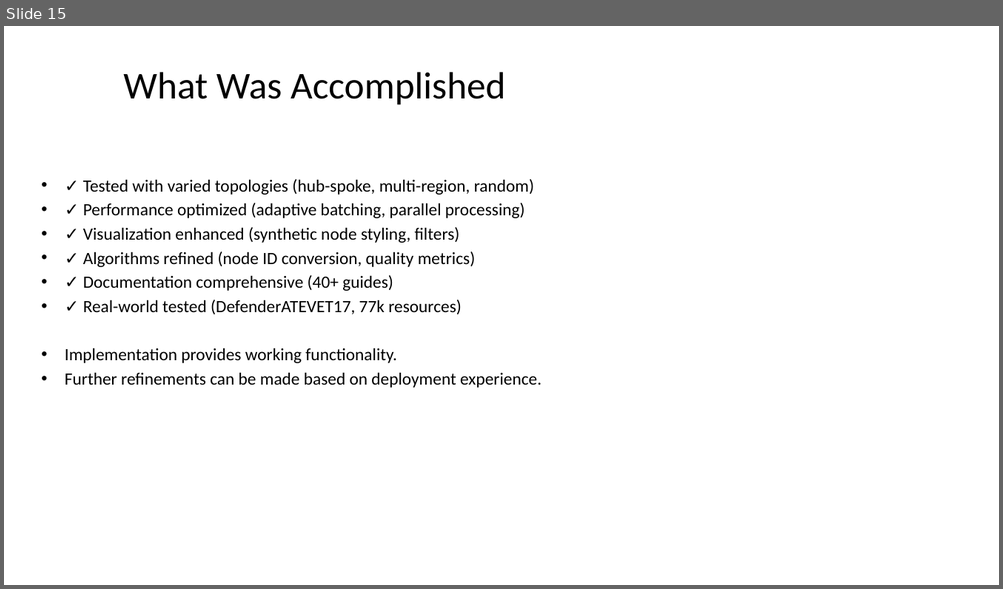
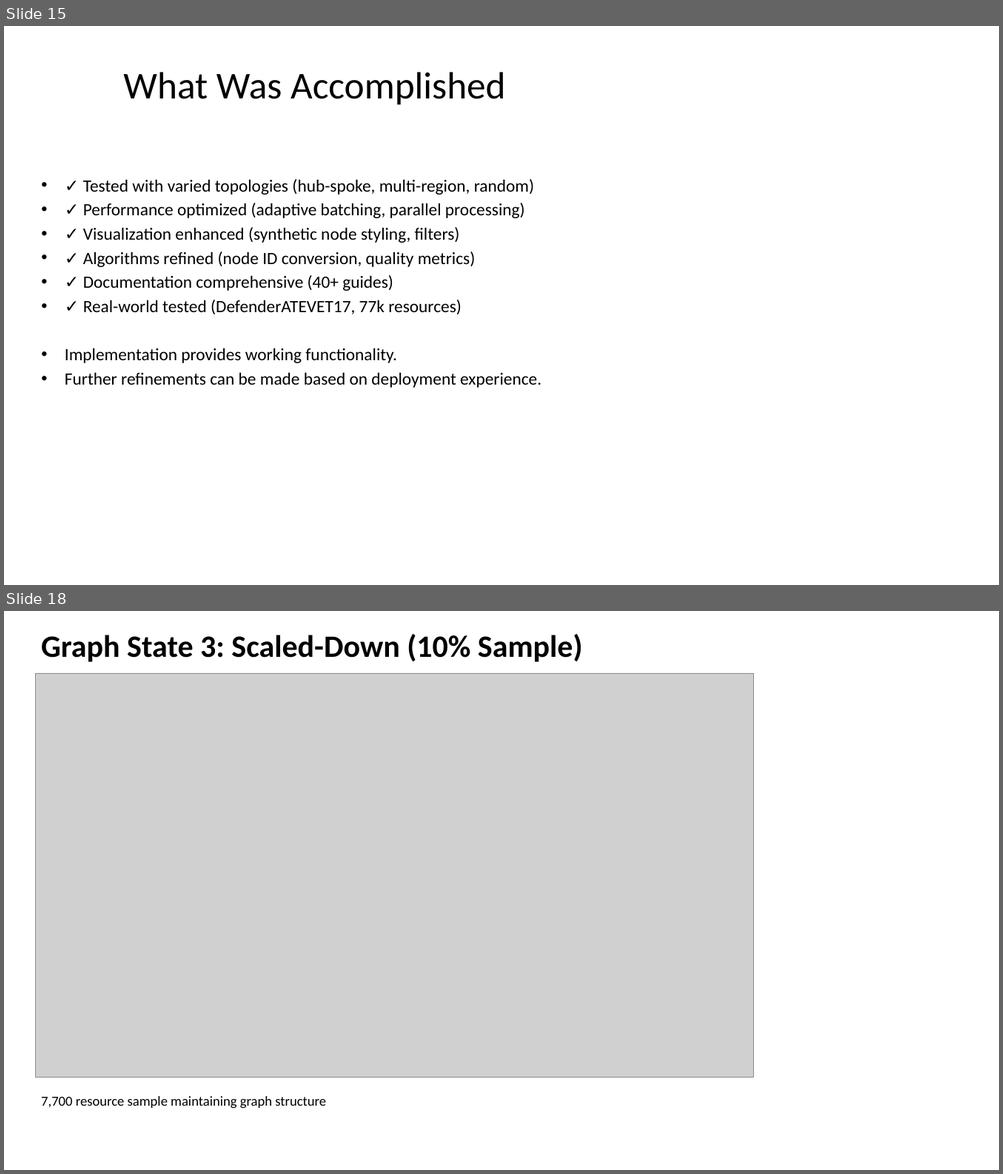
Before and after one commit to rysweet/azure-tenant-grapher, a slide deck: Scale_Operations_Implementation.pptx. Shown one above the other, each under a label of ours: slide 15 before the commit, slides 15 and 18 after it; the slides between them are not shown. The pictures are 1003x589 and 1003x1174 pixels, drawn with LibreOffice and Linux fonts; fonts in the diff are those of the drawing; grey boxes stand for pictures. Boxes give left, top, right and bottom in pixels: in the first picture for what was removed or moved away, otherwise in the second. Text is boxed around its words. In the diff, an @@ line names an element or a change of style, - is before the commit and + after.

```diff
--- a/Scale_Operations_Implementation.pptx
+++ b/Scale_Operations_Implementation.pptx
@@ slide 18 added at <box>4,611,999,1170</box>, background #FFFFFF @@
@@ text added at <box>41,634,583,662</box>, 36 pt, text #000000, bold @@
+Graph State 3: Scaled-Down (10% Sample)
@@ picture added at <box>35,673,754,1077</box> @@
@@ text added at <box>41,1096,326,1108</box>, 16 pt, text #000000 @@
+7,700 resource sample maintaining graph structure
```
Also in this commit, not shown: 10 other slides added.
